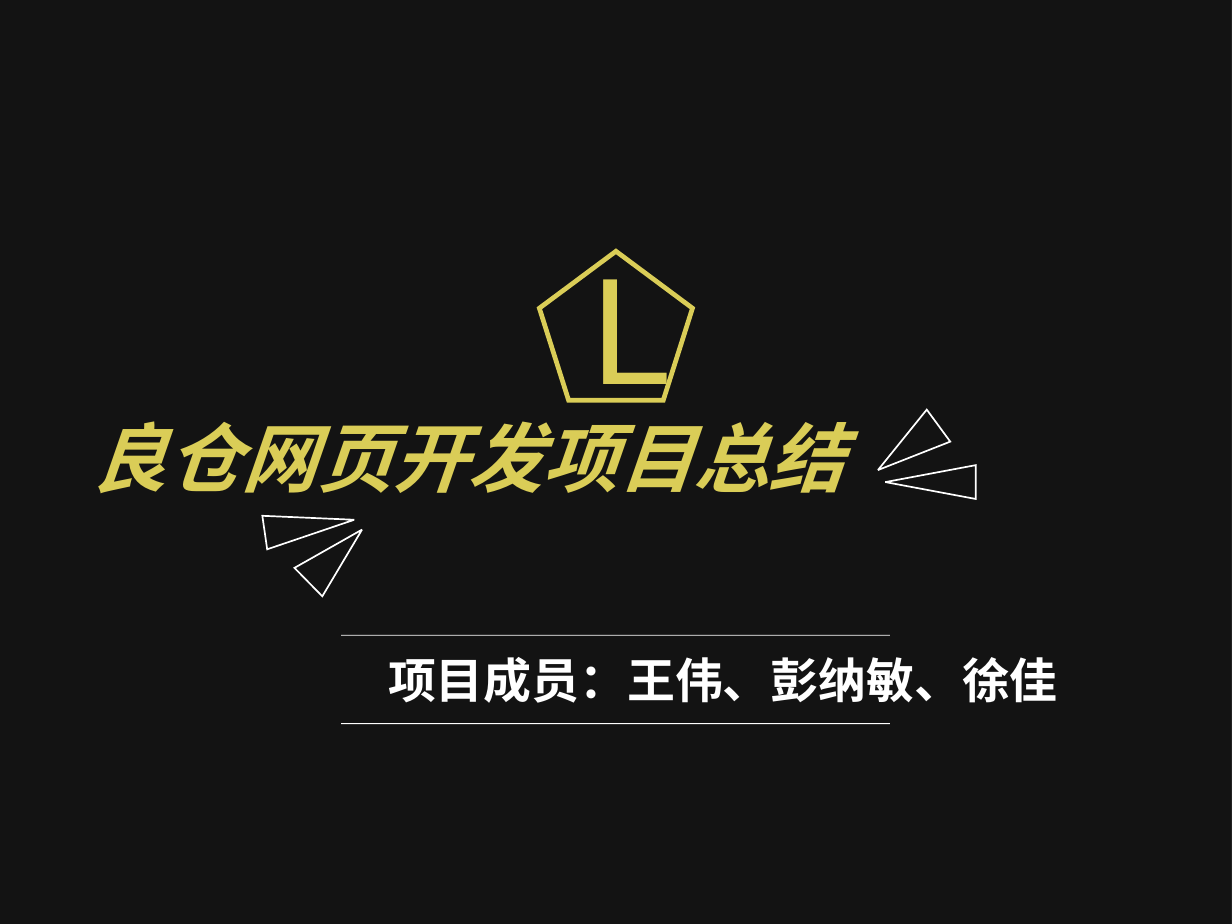
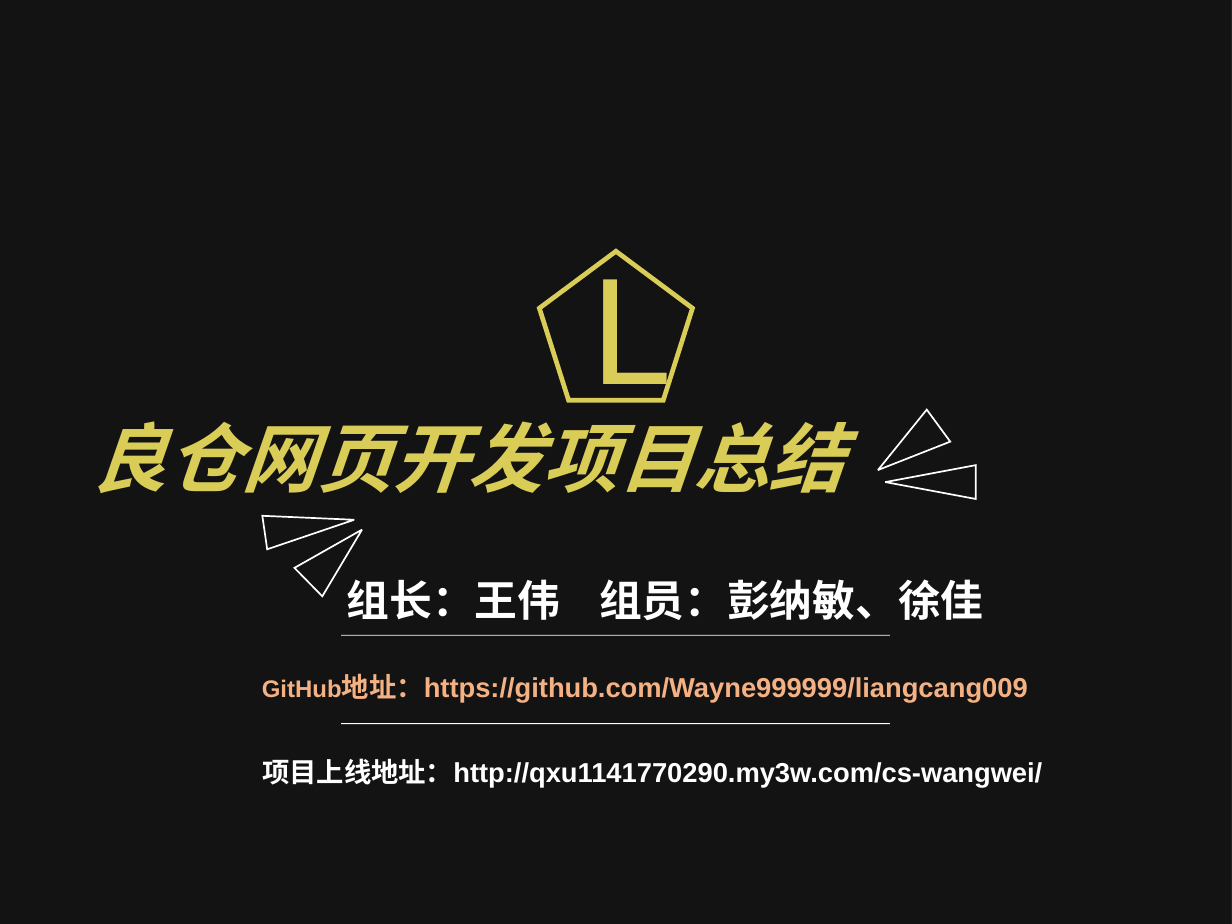
Before and after one commit to Wayne999999/liangcang009, a slide deck: slide 1 of 电商良仓项目总结.ppt. Drawn at 1232x924 pixels with LibreOffice and Linux fonts; fonts in the diff are those of the drawing; background and template pictures are left out; a plain dark background stands for a picture behind light text. Boxes give left, top, right and bottom in pixels: in the first picture for what was removed or moved away, otherwise in the second. Text is boxed around its words. In the diff, an @@ line names an element or a change of style, - is before the commit and + after.

```diff
--- a/电商良仓项目总结.ppt
+++ b/电商良仓项目总结.ppt
@@ subtitle at (347, 579, 984, 620): text changed; size 28 to 25 pt @@
-项目成员：王伟、彭纳敏、徐佳
+组长：王伟 组员：彭纳敏、徐佳
@@ text added at (342, 673, 1028, 703), 16 pt, text #F4B183, bold @@
+GitHub地址：https://github.com/Wayne999999/liangcang009
@@ text added at (262, 758, 1042, 788), 16 pt, text #FFFFFF, bold @@
+项目上线地址：http://qxu1141770290.my3w.com/cs-wangwei/
```
Also in this commit, not shown: 3 other files.
